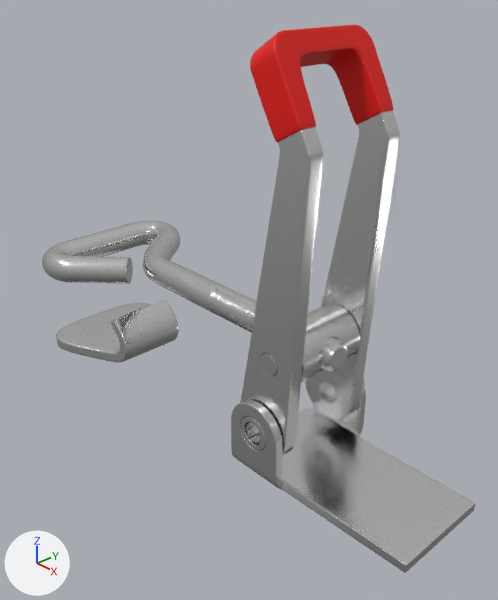
The Blender file LatchClamp.blend as it was, and as the next commit left it.
Camera for both pictures: a camera (50 mm lens) standing at (0.0646, -0.1086, 0.1138) and looking at (-0.0497, -0.002, 0.0381). Every picture has the same lights, and +X, +Y and +Z are marked at lower left.

In view in the first picture: 'Bolt', 'Hook', 'Lever', 'LeverRubber', 'Mounting base', 'ScrewBearing'.
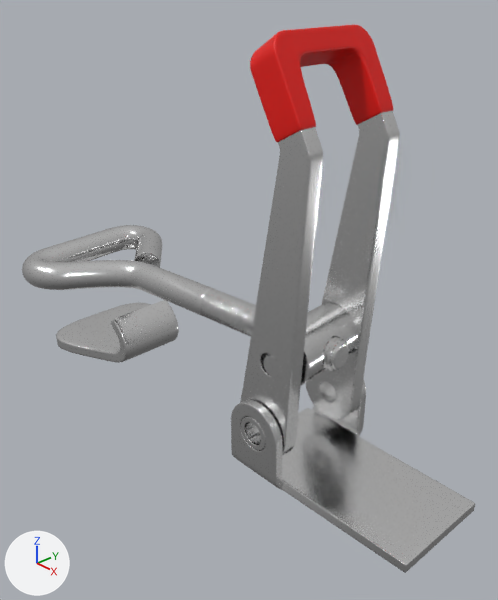
The change, as JSON lines over the scene's bpy script:
```json
{"op": "set", "path": "ob_bolt.rotation_euler", "old": "(-3.142, 0.0, 0.0)", "new": "(-0.0107, 0.001, 0.0948)", "note": "degrees (-180, 0, 0) -> degrees (-0.6, 0.1, 5.4)"}
{"op": "set", "path": "ob_screwbearing.rotation_euler", "old": "(-3.142, 0.0, 0.0)", "new": "(-0.0107, 0.001, 0.0948)", "note": "degrees (-180, 0, 0) -> degrees (-0.6, 0.1, 5.4)"}
```

Changed parts and their boxes (x1, y1, x2, y2) in the pictures (498 x 600 px):
```json
{"object": "Bolt", "change": "turned", "before": [42, 221, 348, 372], "after": [22, 225, 349, 371]}
{"object": "ScrewBearing", "change": "turned", "before": [260, 304, 360, 383], "after": [264, 303, 357, 385]}
```
